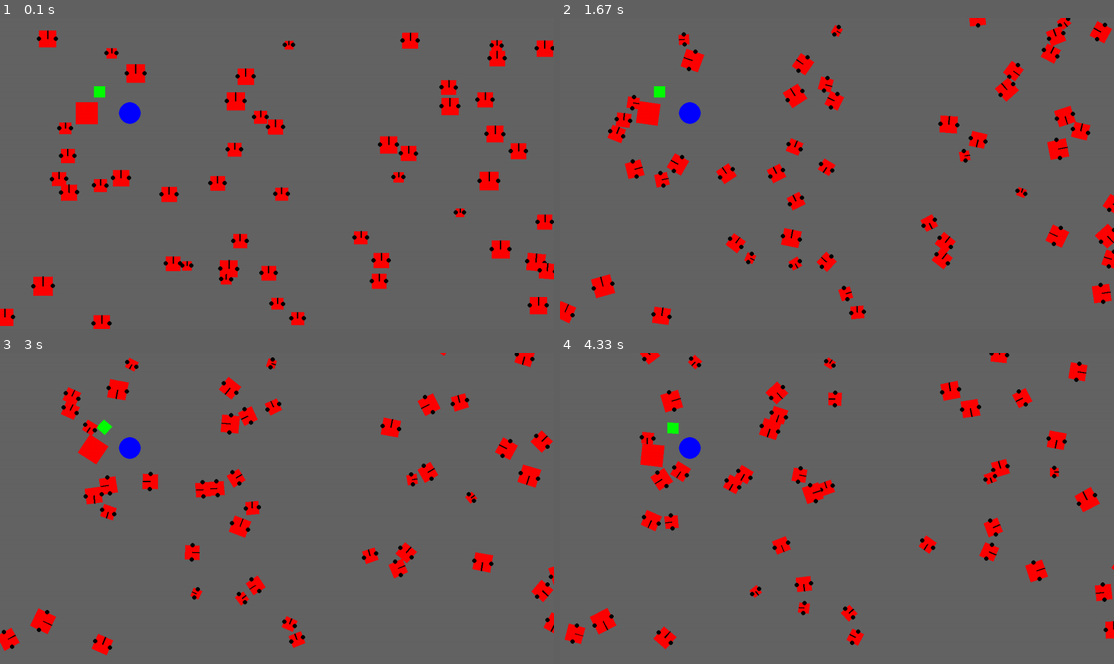
Above: before the commit, frames 1-4 (two rows, left to right).
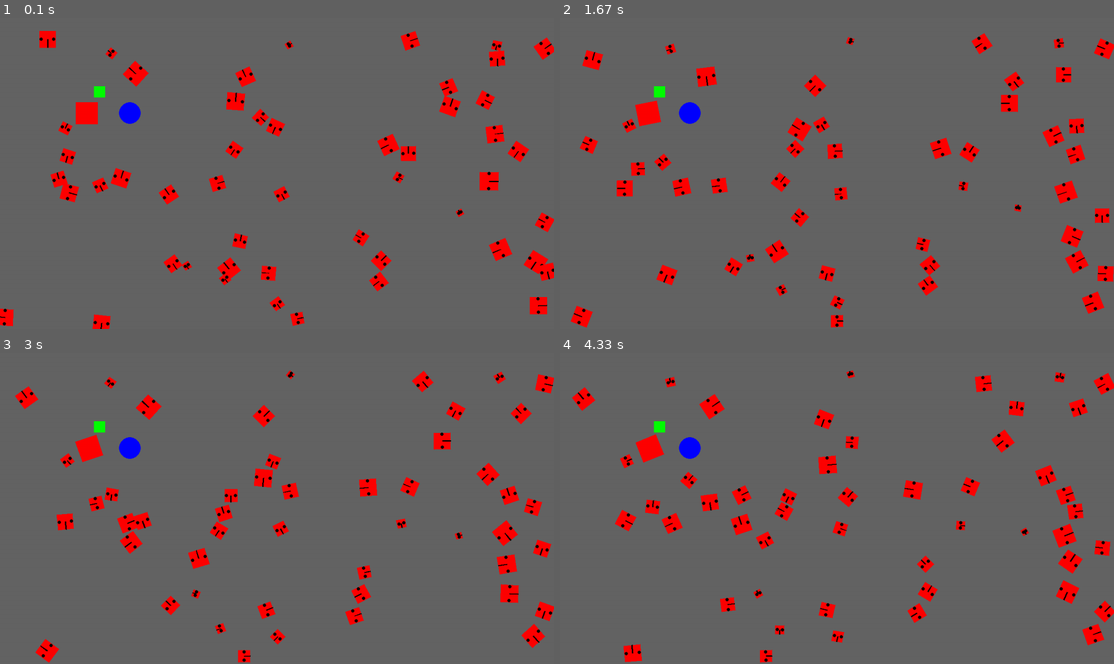
Above: after the commit, the same moments.

Repository: rasmus-bn/itu-thesis
Game: pygame game, started from run.py
Two runs of this game, one before a commit and one after it. Both use one fixed random seed, a clock stepped at 60 frames per second and the inputs below.
Inputs:
- Up to frame 1 (0.1 s): no input
- Up to frame 2 (1.67 s): no input
- Up to frame 3 (3 s): no input
- Up to frame 4 (4.33 s): no input

The runs differ from the first frame. In frame 1, 4.1% of the frame differs, in the area x 0-100%, y 3-100%; in frame 2, 12%; in frame 3, 12%; in frame 4, 12%, in the area x 0-100%, y 0-100%.

Commit message:
added initial angle

Diff:
--- a/engine/objects.py
+++ b/engine/objects.py
@@ -28,6 +28,7 @@
 class Box(IGameObject):
     x: int = 0
     y: int = 0
+    angle: float = 0
     width: int = 10
     height: int = 10
     color: tuple = (255, 255, 255)
@@ -36,6 +37,7 @@
     def __post_init__(self):
         self.body = pymunk.Body()
         self.body.position = (self.x, self.y)
+        self.body.angle = self.angle
         self.shape = pymunk.Poly.create_box(self.body, (self.width, self.height))
         self.shape.density = self.density
         IGameObject.__init__(self, self.body, self.shape)
--- a/engine/robot.py
+++ b/engine/robot.py
@@ -22,6 +22,7 @@
         battery_capacity: float,
         motor_strength: float,
         position: tuple = None,
+        angle: float = 0,
         color: tuple = None,
     ):
         self.battery_capacity = battery_capacity
@@ -35,6 +36,7 @@
         # Call the box constructor
         super().__init__(
             *(position or (0, 0)),
+            angle=angle,
             width=self.width,
             height=self.width,
             color=color or (255, 0, 0),
@@ -45,6 +47,11 @@
         self._right_motor = 0
         self._force_left = 0
         self._force_right = 0
+
+        # Purely for visualization
+        self._wheel_size = 4
+        self._wheel_pos_left = (self.left[0] + self._wheel_size, self.left[1])
+        self._wheel_pos_right = (self.right[0] - self._wheel_size, self.right[1])
 
     def set_motor_values(self, left: float, right: float):
         # Clamp the values to -1, 1
@@ -58,11 +65,13 @@
         super().draw(surface)
 
         # Draw wheels
-        left = self.body.local_to_world(self.left)
-        right = self.body.local_to_world(self.right)
-        pygame.draw.circle(surface, (0, 0, 0), pymunk_to_pygame_point(left, surface), 5)
+        left = self.body.local_to_world(self._wheel_pos_left)
+        right = self.body.local_to_world(self._wheel_pos_right)
         pygame.draw.circle(
-            surface, (0, 0, 0), pymunk_to_pygame_point(right, surface), 5
+            surface, (0, 0, 0), pymunk_to_pygame_point(left, surface), self._wheel_size
+        )
+        pygame.draw.circle(
+            surface, (0, 0, 0), pymunk_to_pygame_point(right, surface), self._wheel_size
         )
 
         # Draw direction
--- a/run.py
+++ b/run.py
@@ -1,3 +1,4 @@
+import math
 import pymunk
 import random
 from engine.objects import Box, Circle
@@ -28,8 +29,8 @@
 sim.add_game_object(box2)
 
 
-robot = RotatingRobot(battery_capacity=1000, motor_strength=1000, position=(100, 100))
-sim.add_game_object(robot)
+# robot = RotatingRobot(battery_capacity=1000, motor_strength=1000, position=(100, 100))
+# sim.add_game_object(robot)
 
 circle = Circle(x=300, y=500, radius=25, color=(0, 0, 255))
 sim.add_game_object(circle)
@@ -39,12 +40,13 @@
 for _ in range(50):
     x = random.randint(0, size_x)
     y = random.randint(0, size_y)
-    battery_capacity = random.randint(100, 1000)
-    motor_strength = random.randint(100, 1000)
-    robot = RobotBase(battery_capacity, motor_strength, position=(x, y))
+    angle = random.uniform(0, 2 * math.pi)
+    battery_capacity = random.randint(10, 1000)
+    motor_strength = random.randint(10, 1000)
+    robot = RobotBase(battery_capacity, motor_strength, position=(x, y), angle=angle)
     sim.add_game_object(robot)
-    motor_left = random.uniform(0, 1)
-    motor_right = random.uniform(0, 1)
+    motor_left = random.uniform(-1, 1)
+    motor_right = random.uniform(-1, 1)
     robot.set_motor_values(motor_left, motor_right)
 
 
